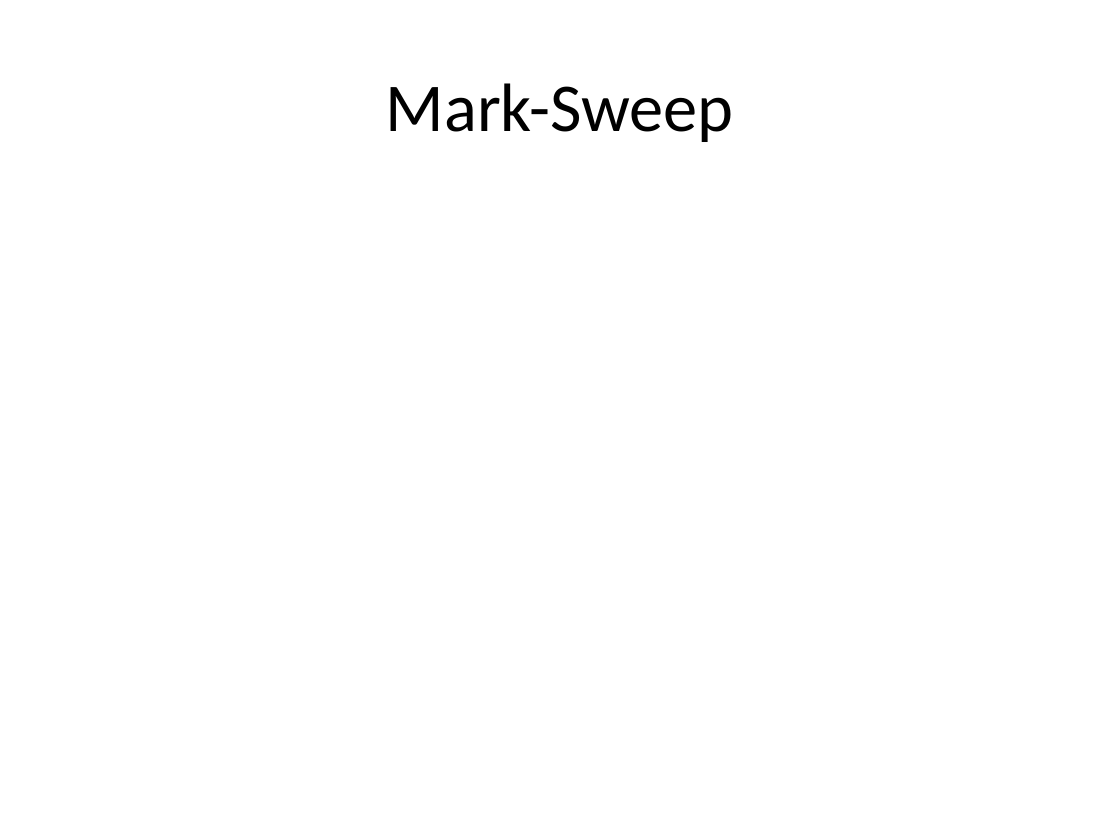
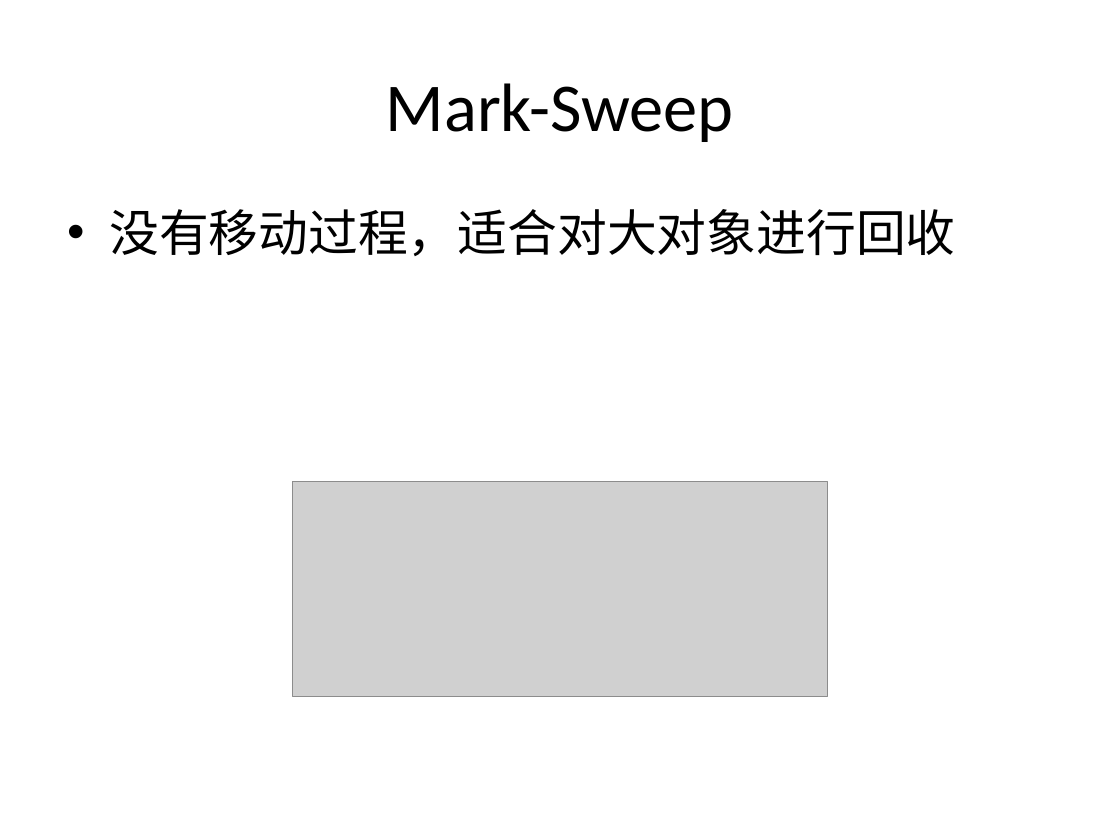
Before and after one commit to cyberdak/gc-hotspotgc, a slide deck: slide 7 of Garbage Collector persent.pptx (slide 8 before the commit). Drawn at 1120x840 pixels with LibreOffice and Linux fonts; fonts in the diff are those of the drawing; grey boxes stand for pictures. Boxes give left, top, right and bottom in pixels: in the first picture for what was removed or moved away, otherwise in the second. Text is boxed around its words. In the diff, an @@ line names an element or a change of style, - is before the commit and + after.

```diff
--- a/Garbage Collector persent.pptx
+++ b/Garbage Collector persent.pptx
@@ text added at (109,209,956,256), 32 pt, text #000000 @@
+• 没有移动过程，适合对大对象进行回收
@@ picture added at (292,482,828,697) @@
```
Also in this commit, not shown: 11 other slides changed, 16 slides added, 1 slide removed, 6 other files.
